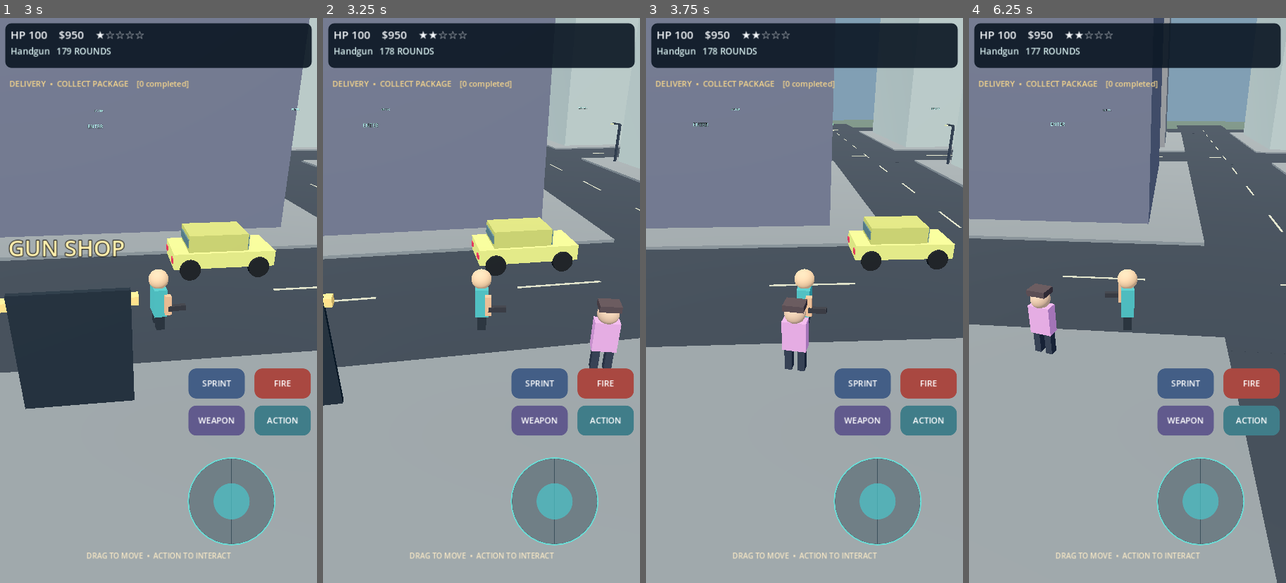
Above: before the commit, frames 1-4 (left to right).
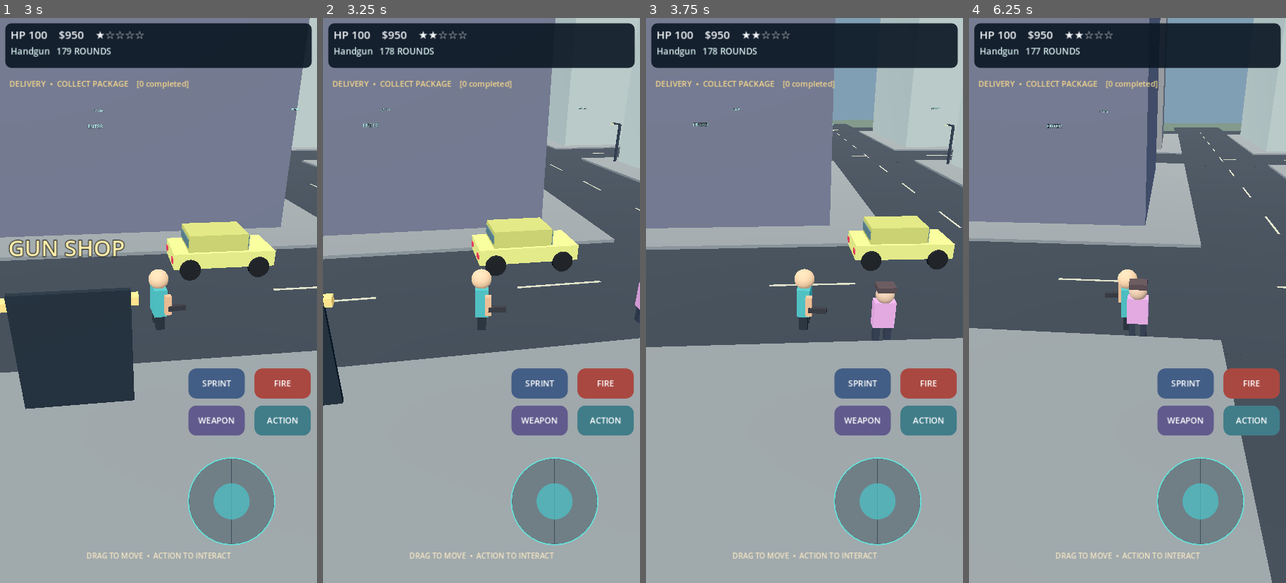
Above: after the commit, the same moments.

Repository: shejklgaia-png/Gt_a_like_game
Game: Godot game, scene res://scenes/main.tscn
Same seed, same stepped clock (60 frames per second), same inputs: the game is played once before the commit and once after it.
Inputs (mouse positions are in pixels of both pictures, inside the frame that each line leads up to):
- Up to frame 1 (3 s): click "FIRE" at 0.5 s; click "ACTION" at 1.25 s; click "SPRINT" at 2 s; tap Enter at 2.75 s; move the mouse to (228, 272) at 2.77 s; hold D from 2.78 s (still down); hold Shift from 2.78 s (still down); click (228, 272) at 2.92 s
- Up to frame 2 (3.25 s): keep holding D; keep holding Shift; tap Space at 3.02 s
- Up to frame 3 (3.75 s): release D at 3.5 s; release Shift at 3.5 s; drag from (741, 328) to (788, 413) at 3.52 s
- Up to frame 4 (6.25 s): move the mouse to (1159, 176) at 4.27 s; hold D 4.28-5 s; tap F at 4.35 s; drag from (1111, 413) to (1032, 215) at 5.02 s; move the mouse to (1222, 385) at 5.77 s; hold A from 5.78 s (still down); tap Tab at 5.85 s; tap Space at 6.02 s

Frame 1 is identical in both runs. In frame 2, 1.0% of the frame differs, in the area x 83-100%, y 46-62%; in frame 3, 1.4%; in frame 4, 4.8%, in the area x 0-100%, y 0-100%.

Commit message:
Keep pedestrian navigation on sidewalks rather than walking into buildings

Diff:
--- a/scripts/actor.gd
+++ b/scripts/actor.gd
@@ -11,12 +11,14 @@
 var target: Vector3 = Vector3.ZERO
 var chase_target: Node3D
 var engage: bool = false
+var sidewalk_axis: int = 0
 var strike_cooldown: float = 0.0
 var rng := RandomNumberGenerator.new()
 
 
-func setup(is_officer: bool, initial_anchor: Vector3, seed_value: int) -> void:
+func setup(is_officer: bool, initial_anchor: Vector3, seed_value: int, p_axis: int = 0) -> void:
 	officer = is_officer
+	sidewalk_axis = p_axis
 	anchor = initial_anchor
 	target = anchor
 	rng.seed = seed_value
@@ -47,7 +49,10 @@
 	if officer and engage and is_instance_valid(chase_target):
 		target = chase_target.global_position
 	elif global_position.distance_to(target) < 1.4:
-		target = anchor + Vector3(rng.randf_range(-8.0, 8.0), 0, rng.randf_range(-8.0, 8.0))
+		if sidewalk_axis == 0:
+			target = anchor + Vector3(0.0, 0.0, rng.randf_range(-12.0, 12.0))
+		else:
+			target = anchor + Vector3(rng.randf_range(-12.0, 12.0), 0.0, 0.0)
 	var direction := target - global_position
 	direction.y = 0
 	var distance := direction.length()
